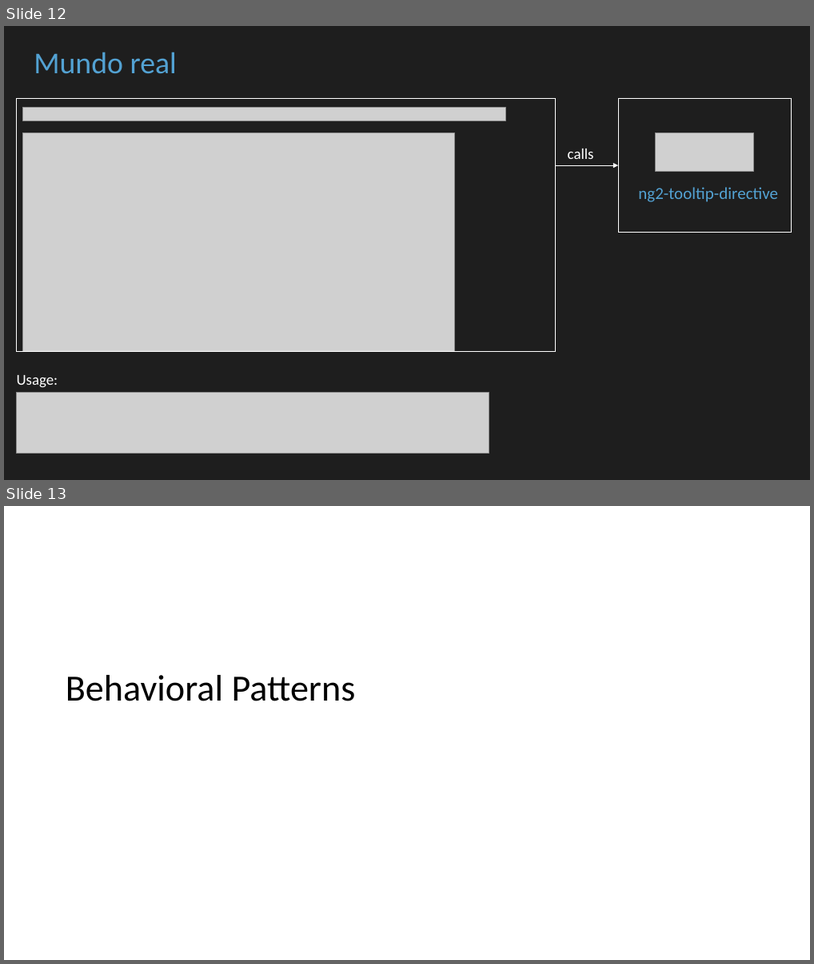
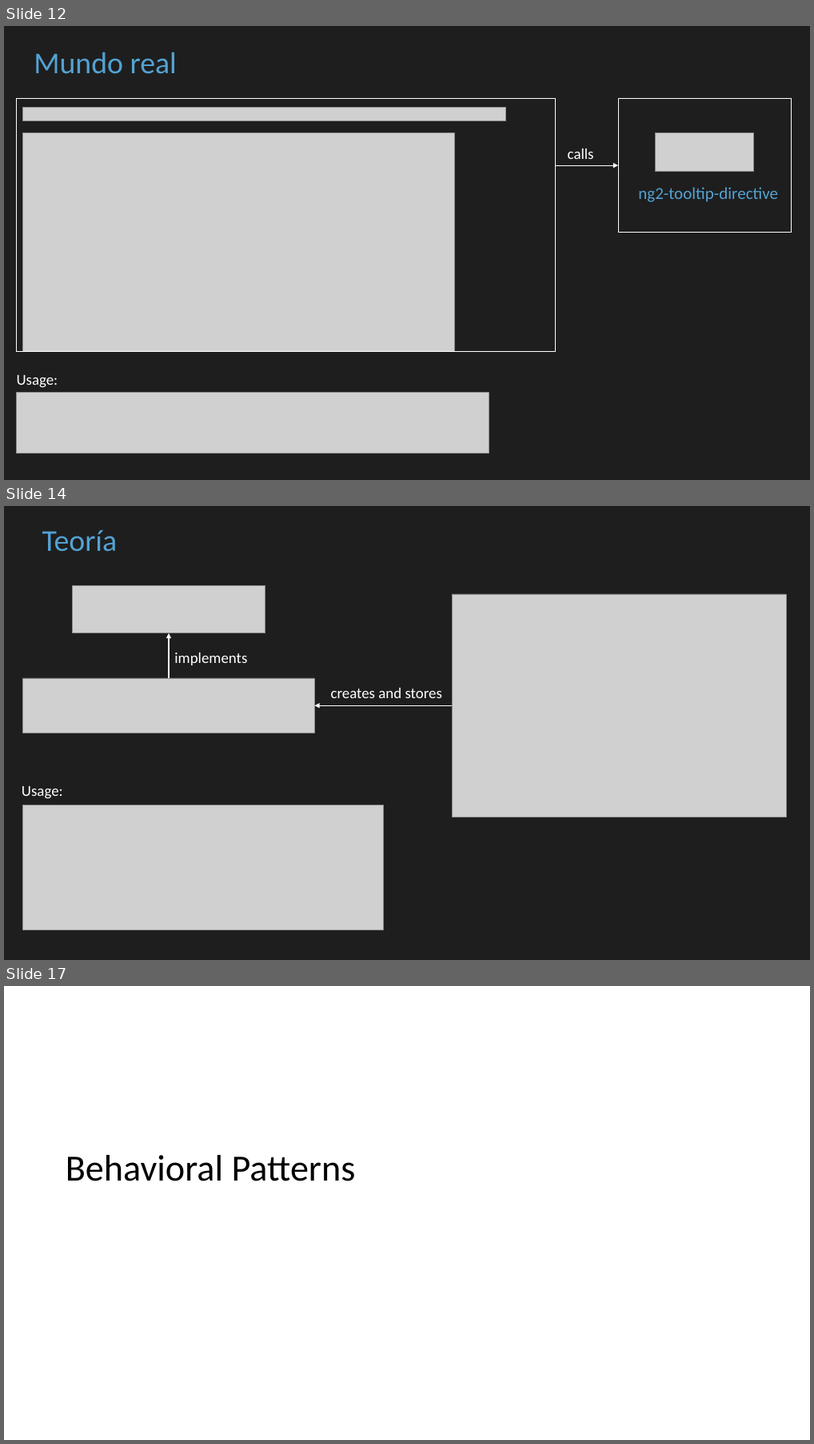
Before and after one commit to cbastos/jsdaycan2019-typescript-patterns, a slide deck: slides/Patrones de diseño con Typescript en el mundo real.pptx. Shown one above the other, each under a label of ours: slides 12 and 13 before the commit, slides 12, 14 and 17 after it; the slides between them are not shown. The pictures are 814x964 and 814x1444 pixels, drawn with LibreOffice and Linux fonts; fonts in the diff are those of the drawing; grey boxes stand for pictures. Boxes give left, top, right and bottom in pixels: in the first picture for what was removed or moved away, otherwise in the second. Text is boxed around its words. In the diff, an @@ line names an element or a change of style, - is before the commit and + after.

```diff
--- a/slides/Patrones de diseño con Typescript en el mundo real.pptx
+++ b/slides/Patrones de diseño con Typescript en el mundo real.pptx
@@ slide 14 added at (4,506,810,960), background #1E1E1E @@
@@ text added at (42,530,118,552), 36 pt, text #53A2D3 @@
+Teoría
@@ picture added at (72,585,266,633) @@
@@ picture added at (452,594,787,817) @@
@@ arrow added from (169, 678) to (169, 633), #FFFFFF 1 pt @@
@@ text added at (174,652,247,665), 18 pt, text #FFFFFF @@
+implements
@@ picture added at (22,678,314,733) @@
@@ text added at (331,688,442,698), 18 pt, text #FFFFFF @@
+creates and stores
@@ arrow added from (452, 706) to (315, 706), #FFFFFF 1 pt @@
@@ text added at (22,786,63,799), 18 pt, text #FFFFFF @@
+Usage:
@@ picture added at (22,805,383,929) @@
@@ what was slide 13 is now slide 17 @@
```
Also in this commit, not shown: 4 other slides added, 1 slide removed, 15 other files.
